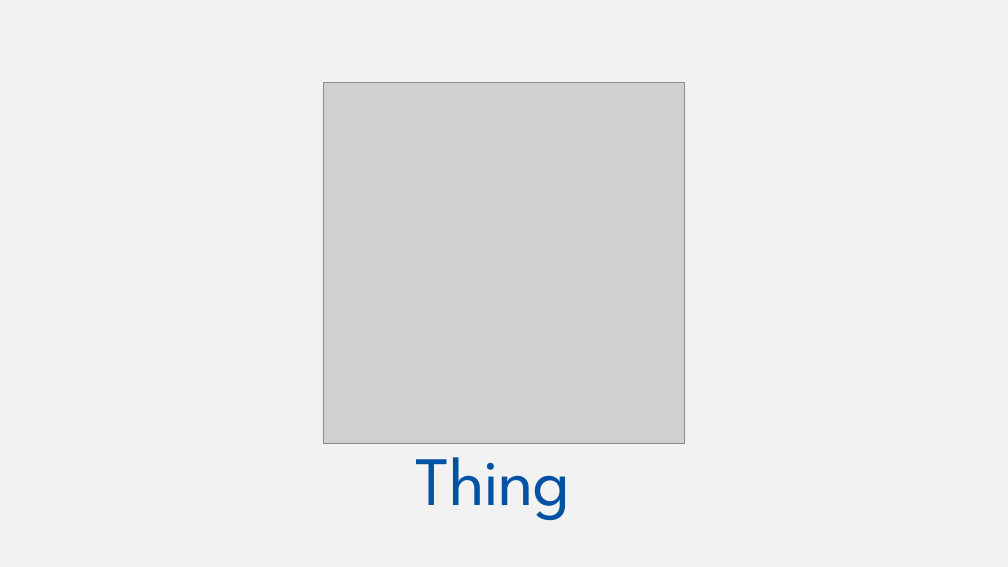
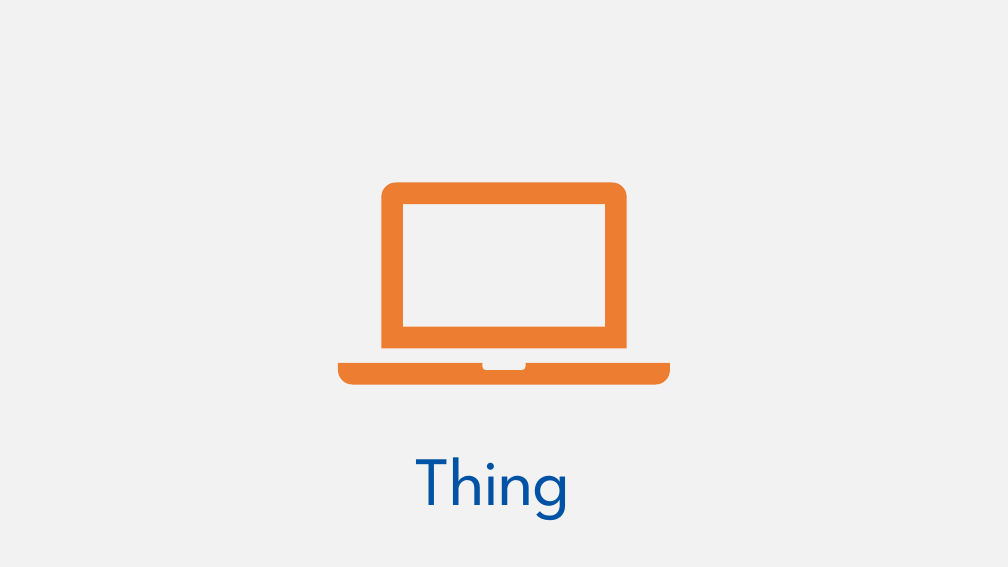
Before and after one commit to w3c/wot-cg, a slide deck: slide 2 of Tutorials/whatiswot/13-Thing_Description/13-Thing_Description.pptx. Drawn at 1008x567 pixels with LibreOffice and Linux fonts; fonts in the diff are those of the drawing; grey boxes stand for pictures. Boxes give left, top, right and bottom in pixels: in the first picture for what was removed or moved away, otherwise in the second. Text is boxed around its words. In the diff, an @@ line names an element or a change of style, - is before the commit and + after.

```diff
--- a/Tutorials/whatiswot/13-Thing_Description/13-Thing_Description.pptx
+++ b/Tutorials/whatiswot/13-Thing_Description/13-Thing_Description.pptx
@@ picture removed at (324,82,685,444) @@
@@ freeform shape added at (381,182,627,349), fill #ED7D31 @@
@@ freeform shape added at (338,363,670,385), fill #ED7D31 @@
```
Also in this commit, not shown: 1 slide added, 4 other files.
